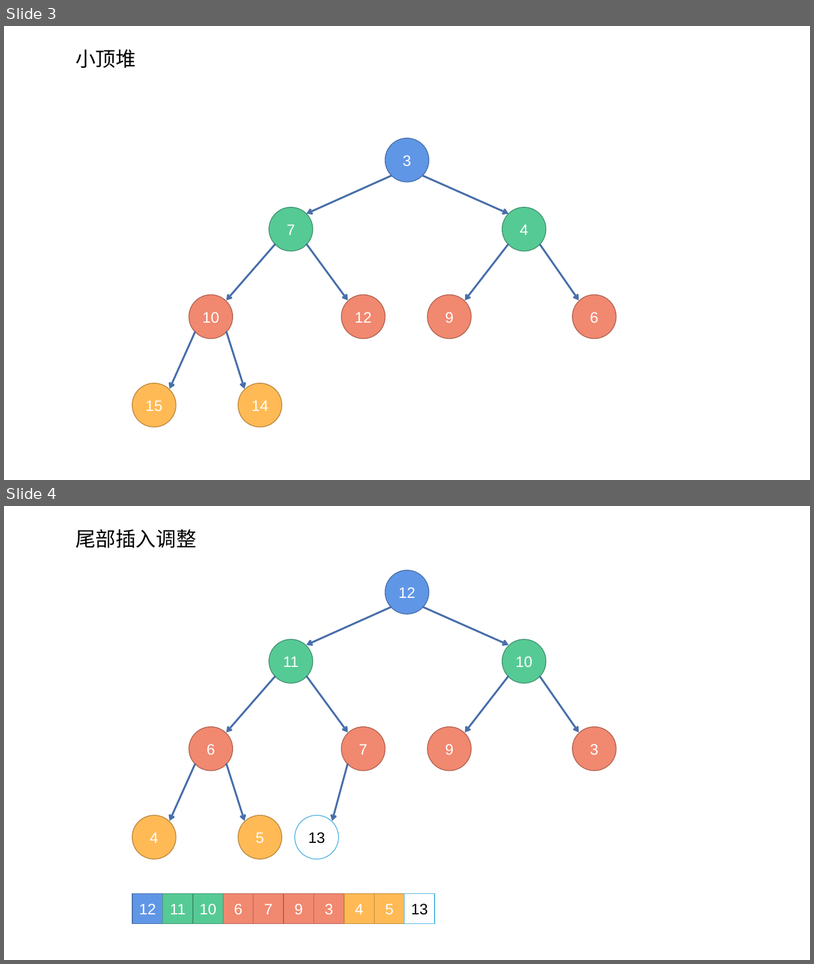
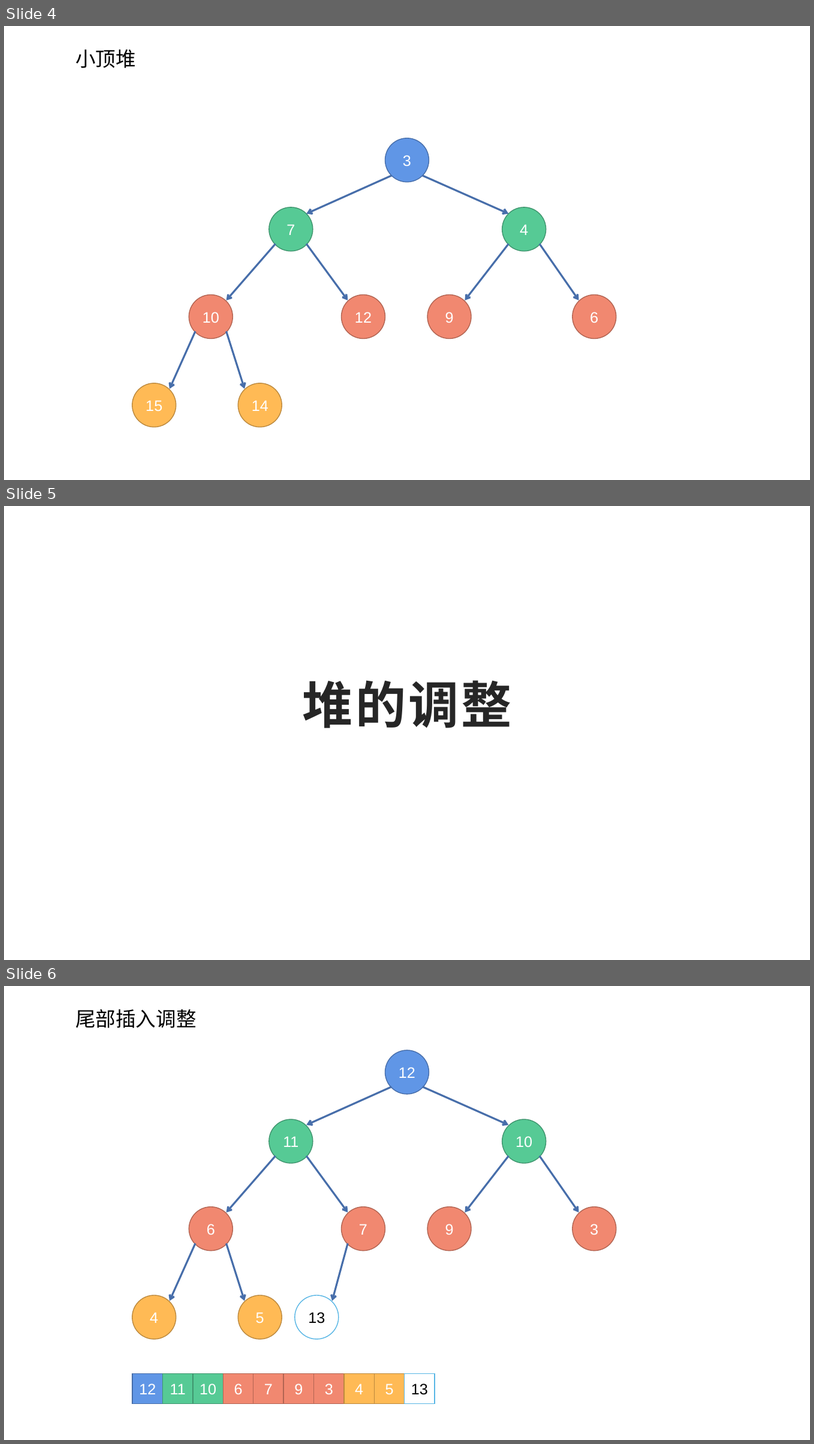
Before and after one commit to jj56313751/weijing-studybook, a slide deck: 算法/数据结构/堆与优先队列/堆与优先队列.pptx. Shown one above the other, each under a label of ours: slides 3 and 4 before the commit, slides 4, 5 and 6 after it. The pictures are 814x964 and 814x1444 pixels, drawn with LibreOffice and Linux fonts; fonts in the diff are those of the drawing. Boxes give left, top, right and bottom in pixels: in the first picture for what was removed or moved away, otherwise in the second. Text is boxed around its words. In the diff, an @@ line names an element or a change of style, - is before the commit and + after.

```diff
--- a/算法/数据结构/堆与优先队列/堆与优先队列.pptx
+++ b/算法/数据结构/堆与优先队列/堆与优先队列.pptx
@@ slide 5 added at (x1=4, y1=506, x2=810, y2=960), background #FFFFFF @@
@@ title added at (x1=303, y1=680, x2=512, y2=728), 60 pt, text #262626, bold @@
+堆的调整
@@ what was slide 3 is now slide 4 @@
@@ what was slide 4 is now slide 6 @@
```
Also in this commit, not shown: 1 other slide added, 2 other files.
